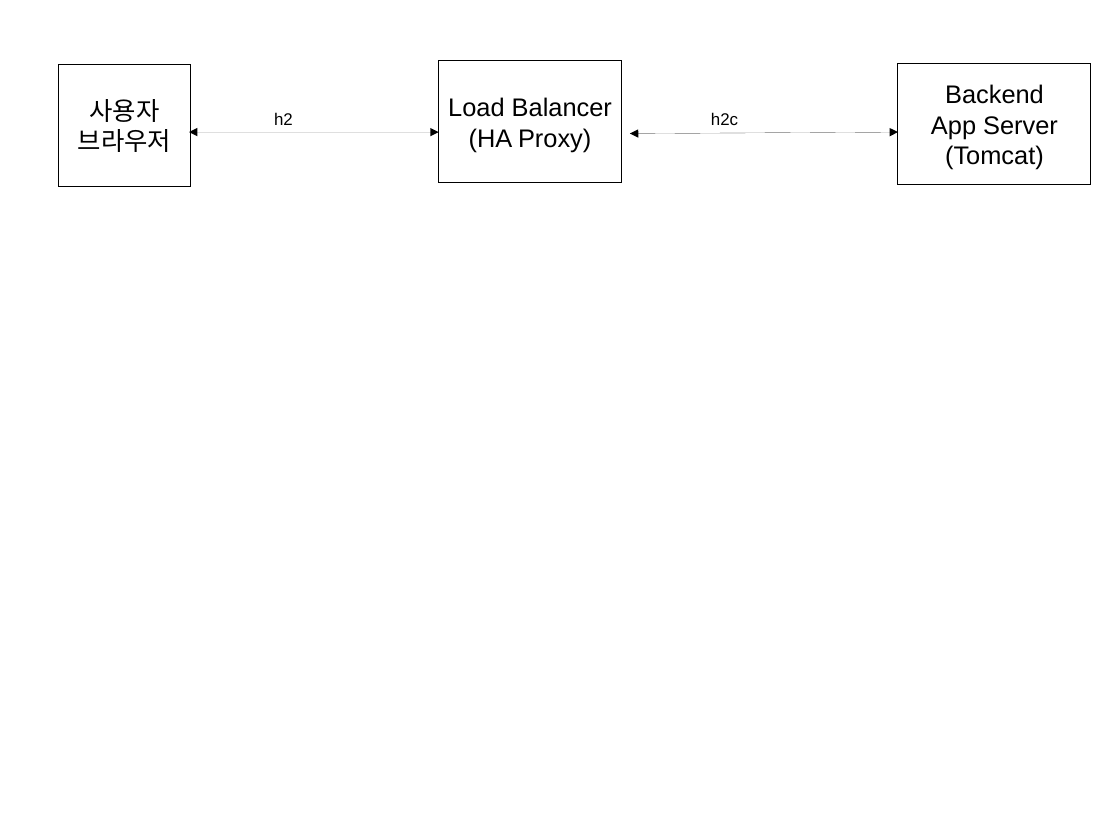
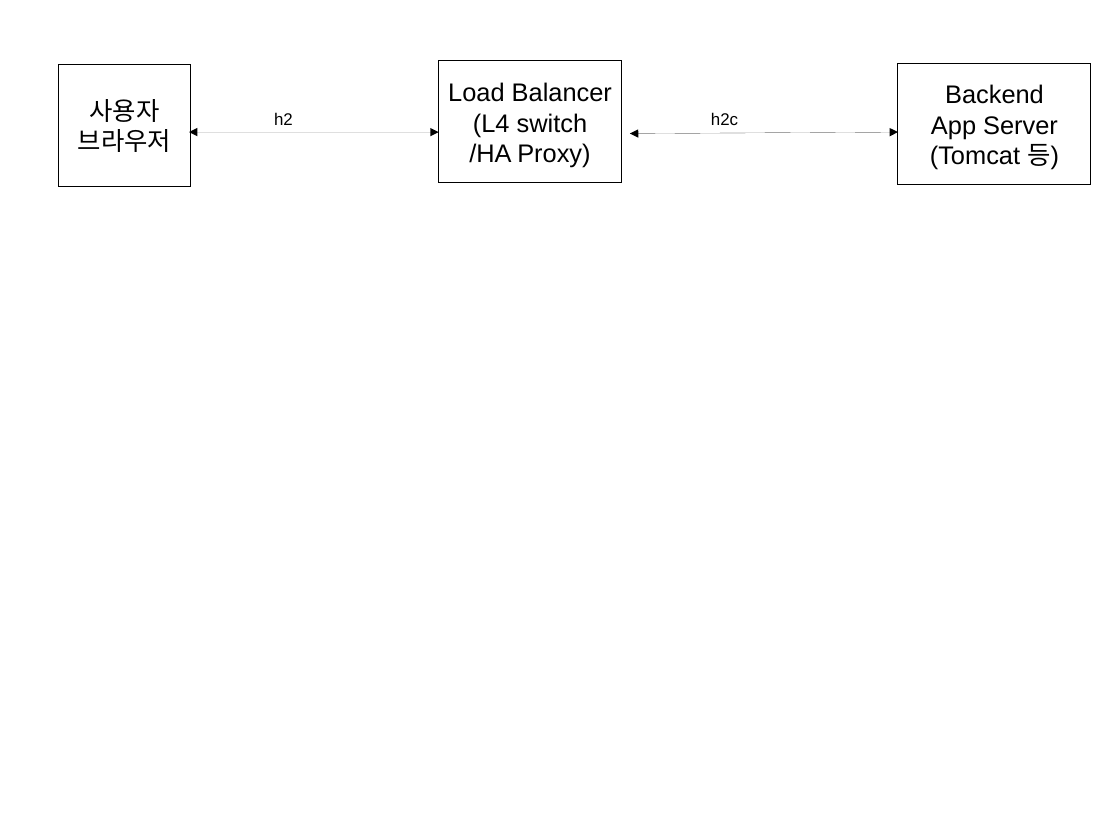
Before and after one commit to benelog/h2demo, a slide deck: slide 5 of docs/diagrams.odp. Drawn at 1120x840 pixels with LibreOffice and Linux fonts; fonts in the diff are those of the drawing. Boxes give left, top, right and bottom in pixels: in the first picture for what was removed or moved away, otherwise in the second. Text is boxed around its words. In the diff, an @@ line names an element or a change of style, - is before the commit and + after.

```diff
--- a/docs/diagrams.odp
+++ b/docs/diagrams.odp
@@ text in rectangle at [469,113,590,168]: text changed @@
-(HA Proxy)
+(L4 switch
+/HA Proxy)
@@ text in rectangle at [930,144,1059,170]: text changed @@
-(Tomcat)
+(Tomcat 등)
```
Also in this commit, not shown: 5 other slides changed, 8 other files.
